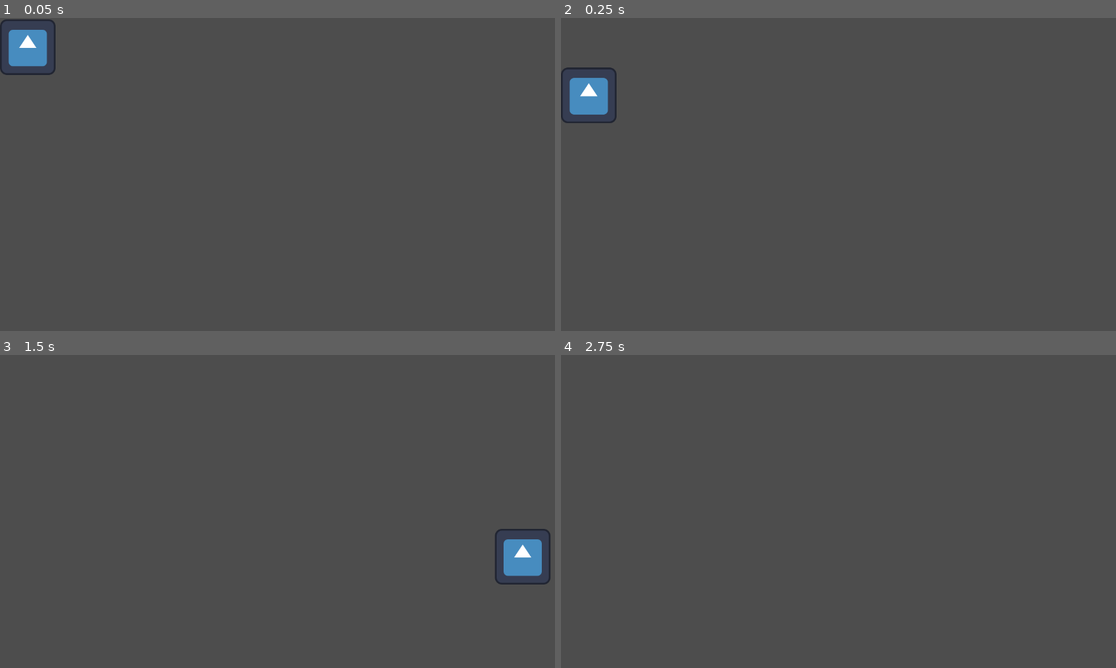
Above: before the commit, frames 1-4 (two rows, left to right).
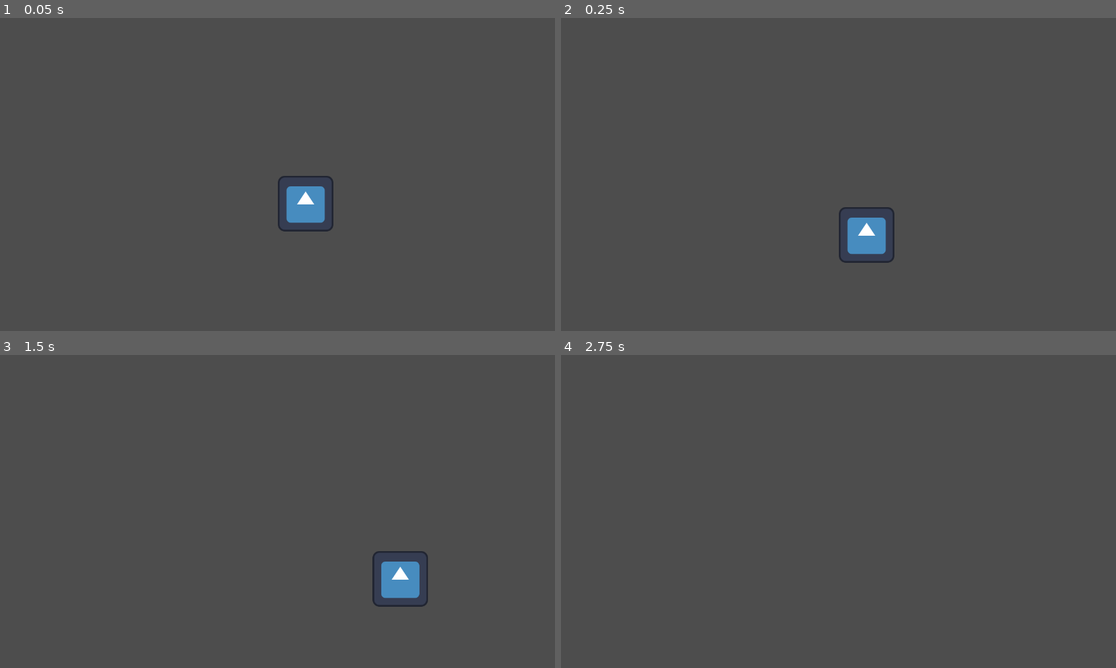
Above: after the commit, the same moments.

Repository: Jester-Penetrate/PizzaJam
Game: Godot game, scene res://start.tscn
Two runs of this game, one before a commit and one after it. Both use one fixed random seed, a clock stepped at 60 frames per second and the inputs below. The engine's default icon, where the game draws it, is replaced by a stand-in: a white triangle on a blue panel in a dark square.
Inputs:
- Up to frame 1 (0.05 s): no input
- Up to frame 2 (0.25 s): no input
- Up to frame 3 (1.5 s): tap Enter (ui_accept) at 0.5, 0.77 s; hold Right (ui_right) from 0.53 s (still down)
- Up to frame 4 (2.75 s): tap Enter (ui_accept) at 1.52 s; release Right (ui_right) at 2.03 s; hold Left (ui_left) from 2.03 s (still down)

The runs differ from the first frame. In frame 1, 2.1% of the frame differs, in the area x 0-61%, y 0-69%; in frame 2, 2.1%, in the area x 0-61%, y 15-79%; in frame 3, 2.1%; in frame 4, nothing differs.

Commit message:
added player camera

Diff:
--- a/practice_shit/start.tscn
+++ b/practice_shit/start.tscn
@@ -24,6 +24,10 @@
 scale = Vector2(0.25, 0.25)
 texture = ExtResource("2_1n0d2")
 
+[node name="Camera2D" type="Camera2D" parent="Player"]
+position = Vector2(-248, -215)
+position_smoothing_enabled = true
+
 [node name="StaticBody2D" type="StaticBody2D" parent="."]
 position = Vector2(120, 512)
 
